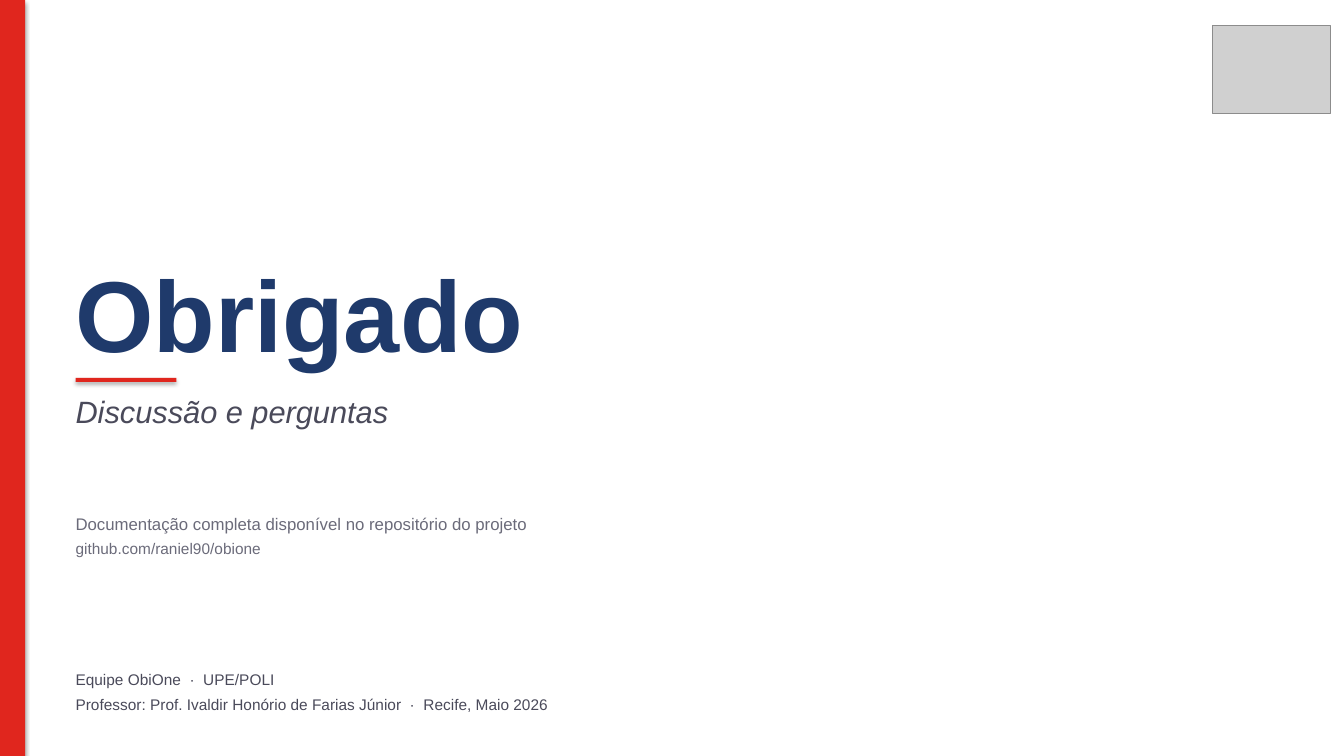
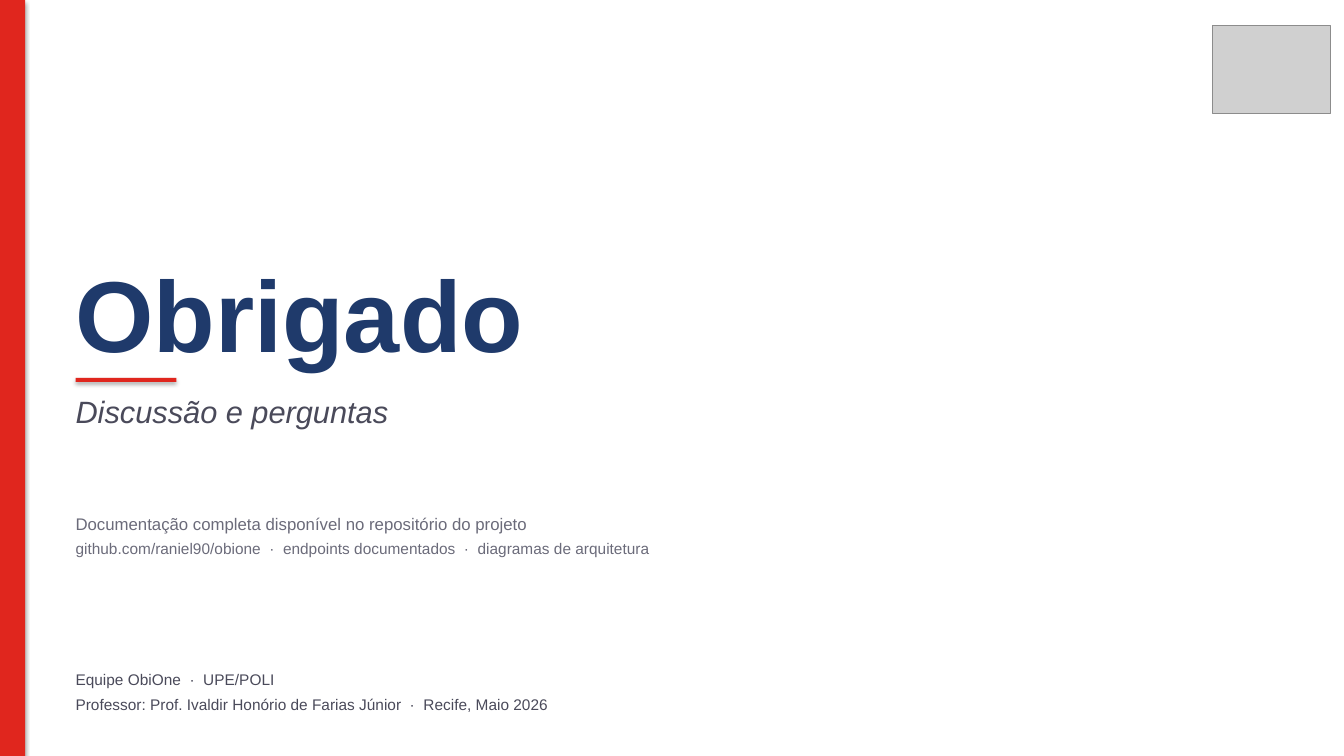
Before and after one commit to raniel90/obione, a slide deck: slide 12 of atividades/apresentacoes/sr1_2026-05-22.pptx. Drawn at 1344x756 pixels with LibreOffice and Linux fonts; fonts in the diff are those of the drawing; grey boxes stand for pictures. Boxes give left, top, right and bottom in pixels: in the first picture for what was removed or moved away, otherwise in the second. Text is boxed around its words. In the diff, an @@ line names an element or a change of style, - is before the commit and + after.

```diff
--- a/atividades/apresentacoes/sr1_2026-05-22.pptx
+++ b/atividades/apresentacoes/sr1_2026-05-22.pptx
@@ text at bbox=[76, 543, 649, 557]: text changed @@
-github.com/raniel90/obione
+github.com/raniel90/obione · endpoints documentados · diagramas de arquitetura
```
Also in this commit, not shown: 9 other slides changed, 2 other files.
